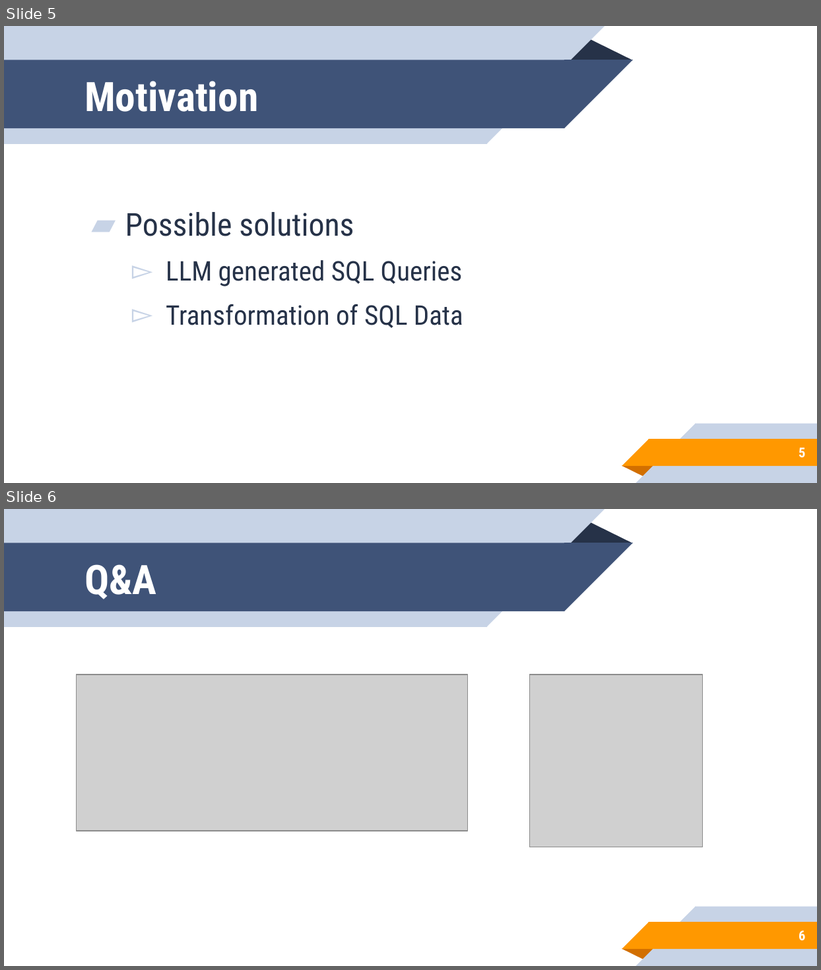
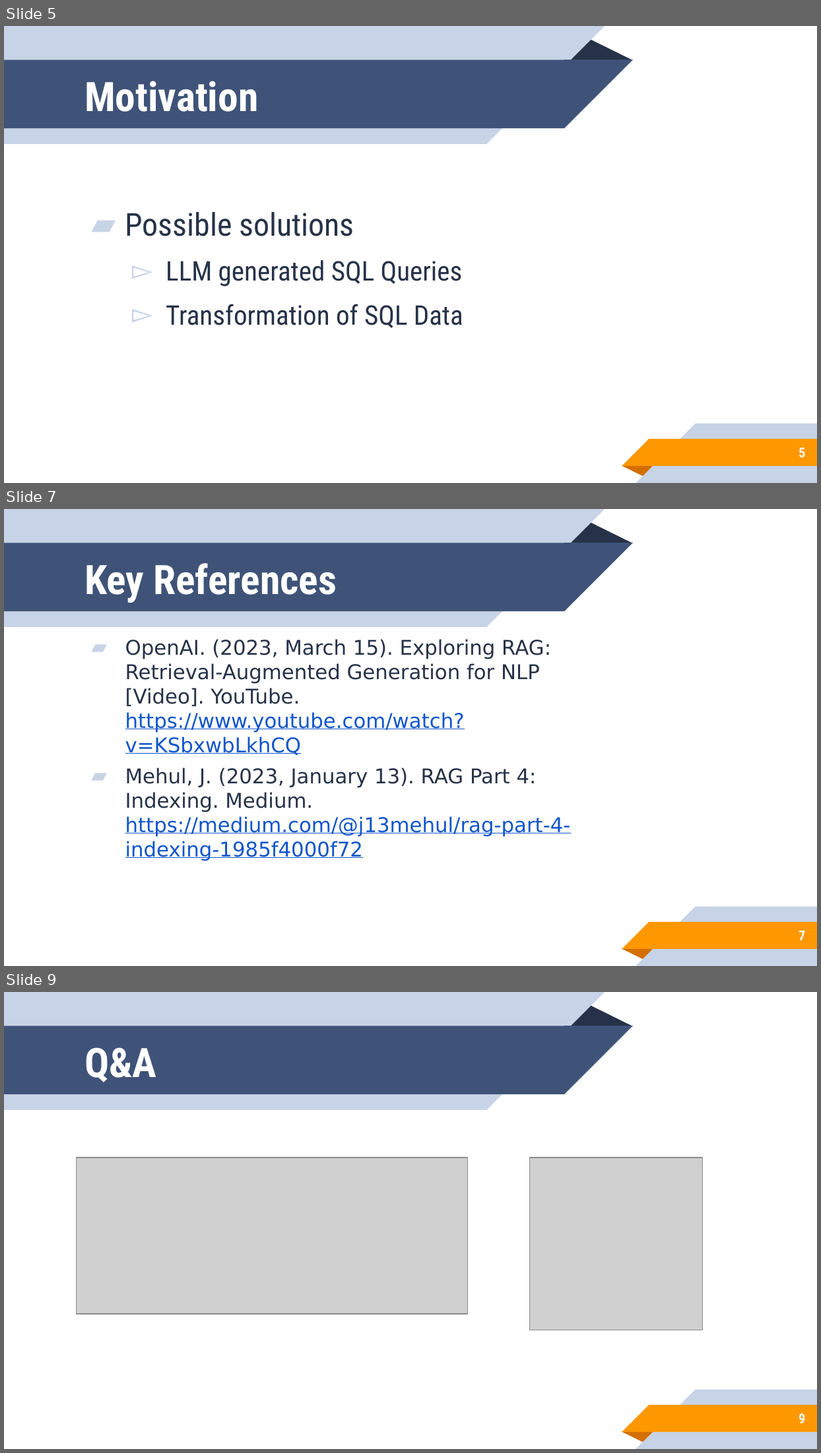
Before and after one commit to JoshuaEmery/687.1-Learning_Rag, a slide deck: Week1/CS 687 Capstone Presentation Template.pptx. Shown one above the other, each under a label of ours: slides 5 and 6 before the commit, slides 5, 7 and 9 after it; the slides between them are not shown. The pictures are 821x970 and 821x1453 pixels, drawn with LibreOffice and Linux fonts; fonts in the diff are those of the drawing; grey boxes stand for pictures; background and template pictures are left out. Boxes give left, top, right and bottom in pixels: in the first picture for what was removed or moved away, otherwise in the second. Text is boxed around its words. In the diff, an @@ line names an element or a change of style, - is before the commit and + after.

```diff
--- a/Week1/CS 687 Capstone Presentation Template.pptx
+++ b/Week1/CS 687 Capstone Presentation Template.pptx
@@ slide 7 added at bbox=[4, 509, 817, 966], background #FFFFFF; not listed: 10 template elements that a slide beside it also shows @@
@@ title added at bbox=[85, 563, 337, 603], 36 pt, text #FFFFFF, bold @@
+Key References
@@ text added at bbox=[125, 639, 571, 861], 18 pt, text #263248 @@
+▰ OpenAI. (2023, March 15). Exploring RAG: Retrieval-Augmented Generation for NLP [Video]. YouTube. https://www.youtube.com/watch?v=KSbxwbLkhCQ
+▰ Mehul, J. (2023, January 13). RAG Part 4: Indexing. Medium. https://medium.com/@j13mehul/rag-part-4-indexing-1985f4000f72
@@ page number added at bbox=[799, 931, 805, 941], 12 pt, text #FFFFFF, bold @@
+7
@@ what was slide 6 is now slide 9 @@
@@ page number at bbox=[799, 1414, 805, 1424]: text changed @@
-6
+9
```
Also in this commit, not shown: 2 other slides added, 47 other files.
